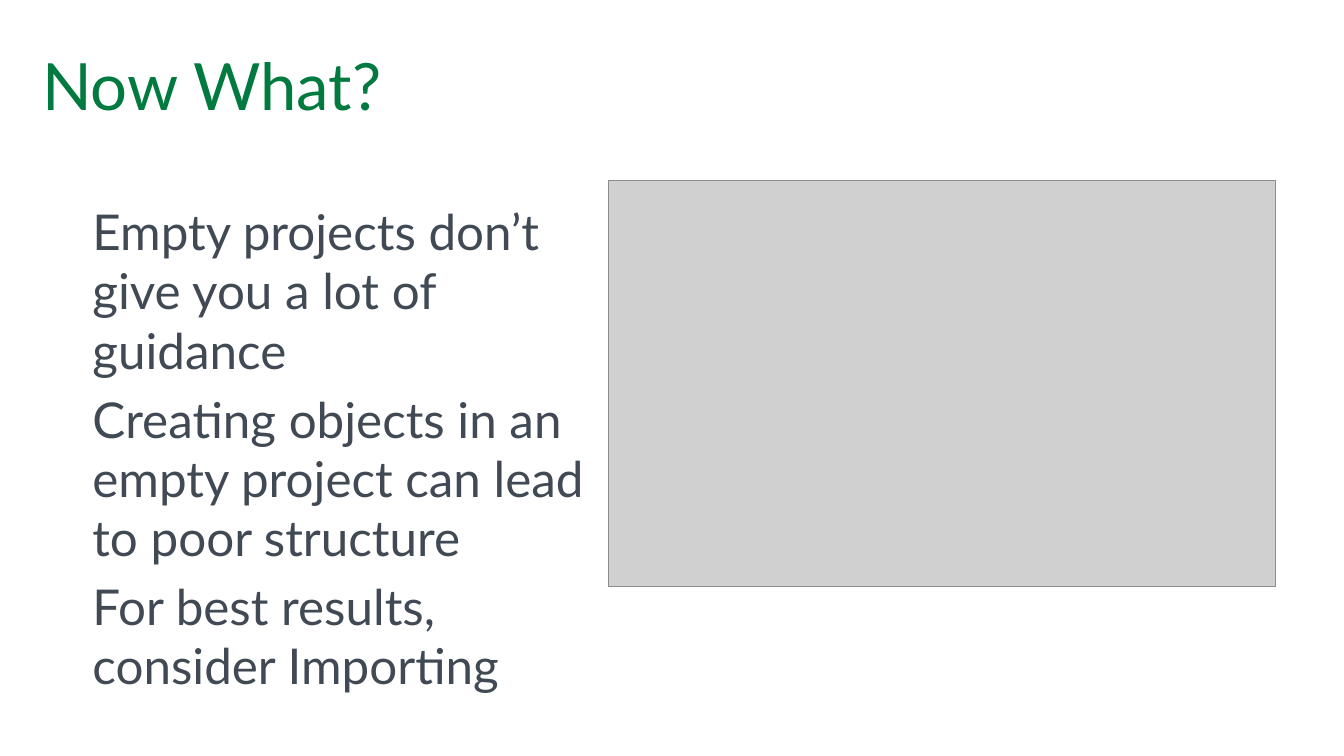
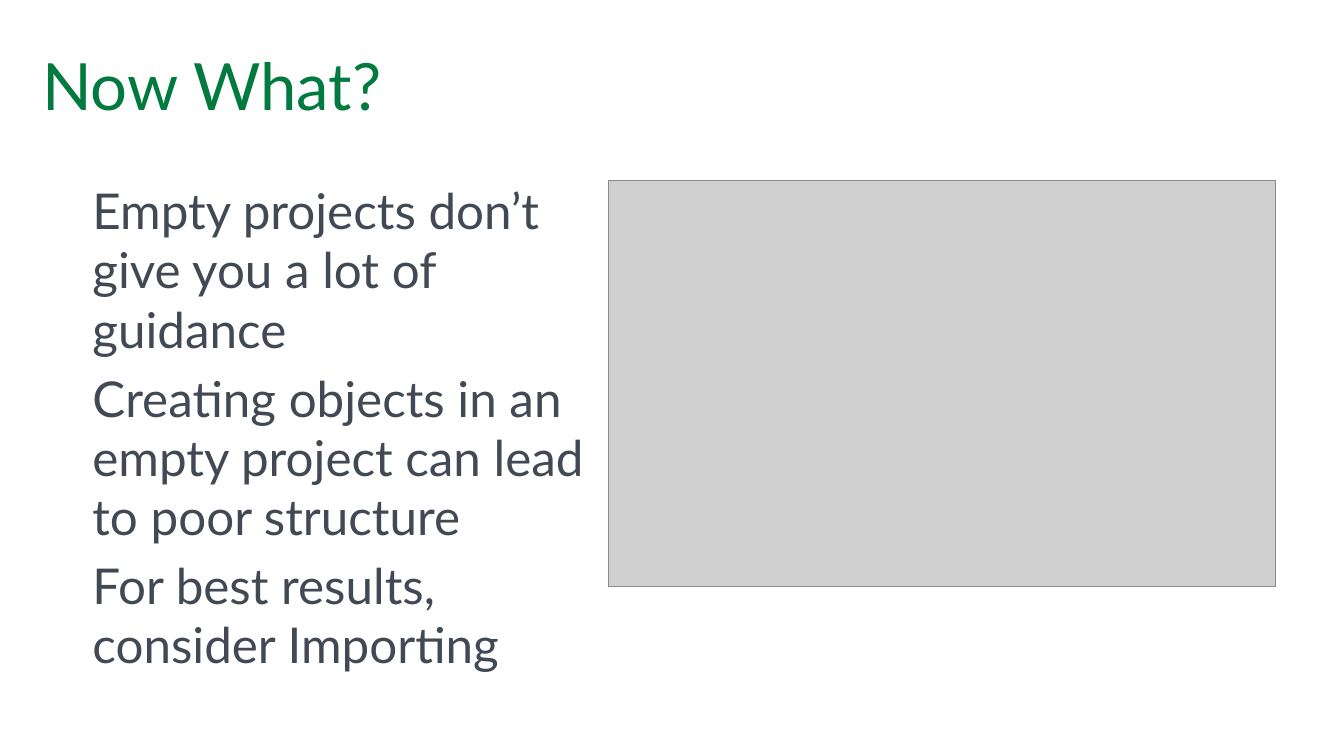
Before and after one commit to paschott/SSDT_101, a slide deck: slide 6 of Getting Your DB Schema Under Control With SSDT.pptx. Drawn at 1344x756 pixels with LibreOffice and Linux fonts; fonts in the diff are those of the drawing; grey boxes stand for pictures; background and template pictures are left out. Boxes give left, top, right and bottom in pixels: in the first picture for what was removed or moved away, otherwise in the second. Text is boxed around its words. In the diff, an @@ line names an element or a change of style, - is before the commit and + after.

```diff
--- a/Getting Your DB Schema Under Control With SSDT.pptx
+++ b/Getting Your DB Schema Under Control With SSDT.pptx
@@ text "Empty projects don’t give you ...": place and size @@
-text "Empty projects don’t give you ..." at box(92, 212, 584, 693)
+text "Empty projects don’t give you ..." at box(92, 191, 584, 672)
```
Also in this commit, not shown: 7 other slides changed, 6 other files.
